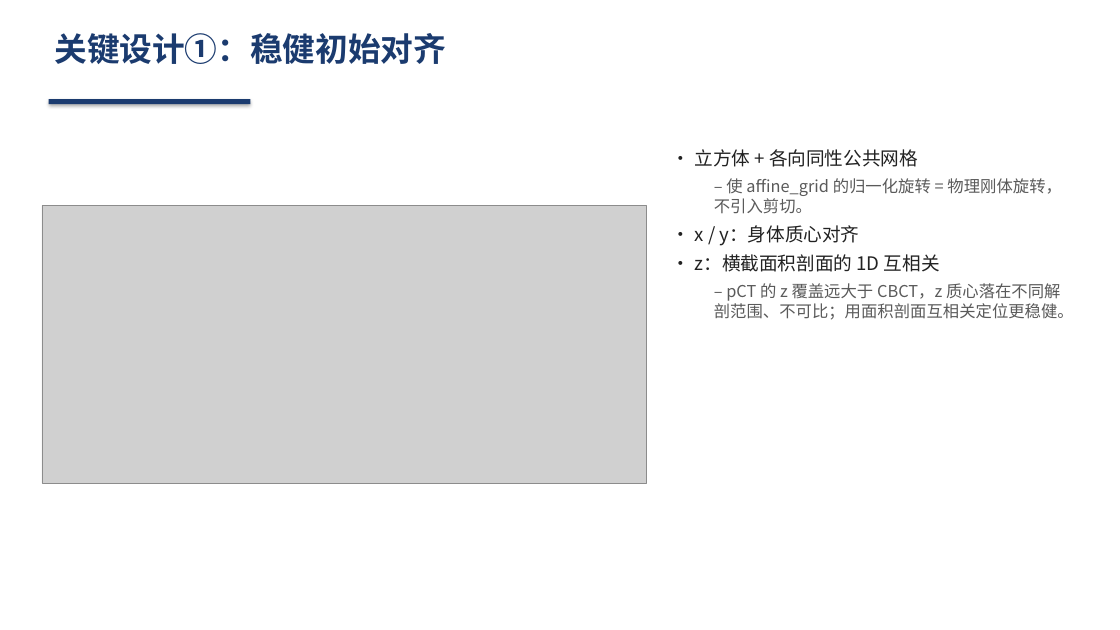
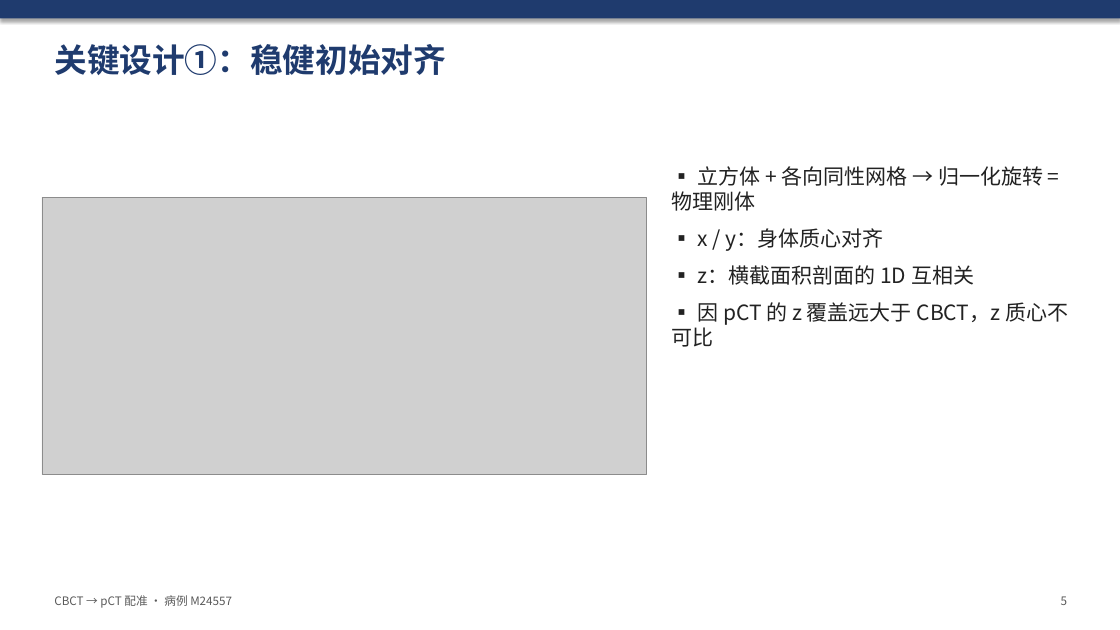
Before and after one commit to develop-yang/Task, a slide deck: slide 5 of results_sample/CBCT_pCT_配准汇报.pptx. Drawn at 1120x630 pixels with LibreOffice and Linux fonts; fonts in the diff are those of the drawing; grey boxes stand for pictures. Boxes give left, top, right and bottom in pixels: in the first picture for what was removed or moved away, otherwise in the second. Text is boxed around its words. In the diff, an @@ line names an element or a change of style, - is before the commit and + after.

```diff
--- a/results_sample/CBCT_pCT_配准汇报.pptx
+++ b/results_sample/CBCT_pCT_配准汇报.pptx
@@ rectangle added at (0,0,1120,18), fill #1F3B6E @@
@@ text "关键设计①：稳健初始对齐": place and size @@
-text "关键设计①：稳健初始对齐" at (54,33,446,64)
+text "关键设计①：稳健初始对齐" at (54,44,446,75)
@@ text "关键设计①：稳健初始对齐" at (54,44,446,75): text colour #1B3B6F to #1F3B6E @@
@@ rectangle removed at (49,99,250,104) @@
@@ text at (672,166,1068,347): text changed; size 14 to 18 pt; text colour #5A5A5A to #222222 @@
-• 立方体 + 各向同性公共网格
-  – 使 affine_grid 的归一化旋转 = 物理刚体旋转，不引入剪切。
-• x / y：身体质心对齐
-• z：横截面积剖面的 1D 互相关
-  – pCT 的 z 覆盖远大于 CBCT，z 质心落在不同解剖范围、不可比；用面积剖面互相关定位更稳健。
+▪ 立方体 + 各向同性网格 → 归一化旋转 = 物理刚体
+▪ x / y：身体质心对齐
+▪ z：横截面积剖面的 1D 互相关
+▪ 因 pCT 的 z 覆盖远大于 CBCT，z 质心不可比
@@ picture: place and size @@
-picture at (42,206,647,483)
+picture at (42,197,647,475)
@@ text added at (54,595,232,608), 10 pt, text #5A5A5A @@
+CBCT → pCT 配准 · 病例 M24557
@@ text added at (1061,596,1067,605), 10 pt, text #5A5A5A @@
+5
```
Also in this commit, not shown: 8 other slides changed, 1 slide added, 1 slide removed, 9 other files.
